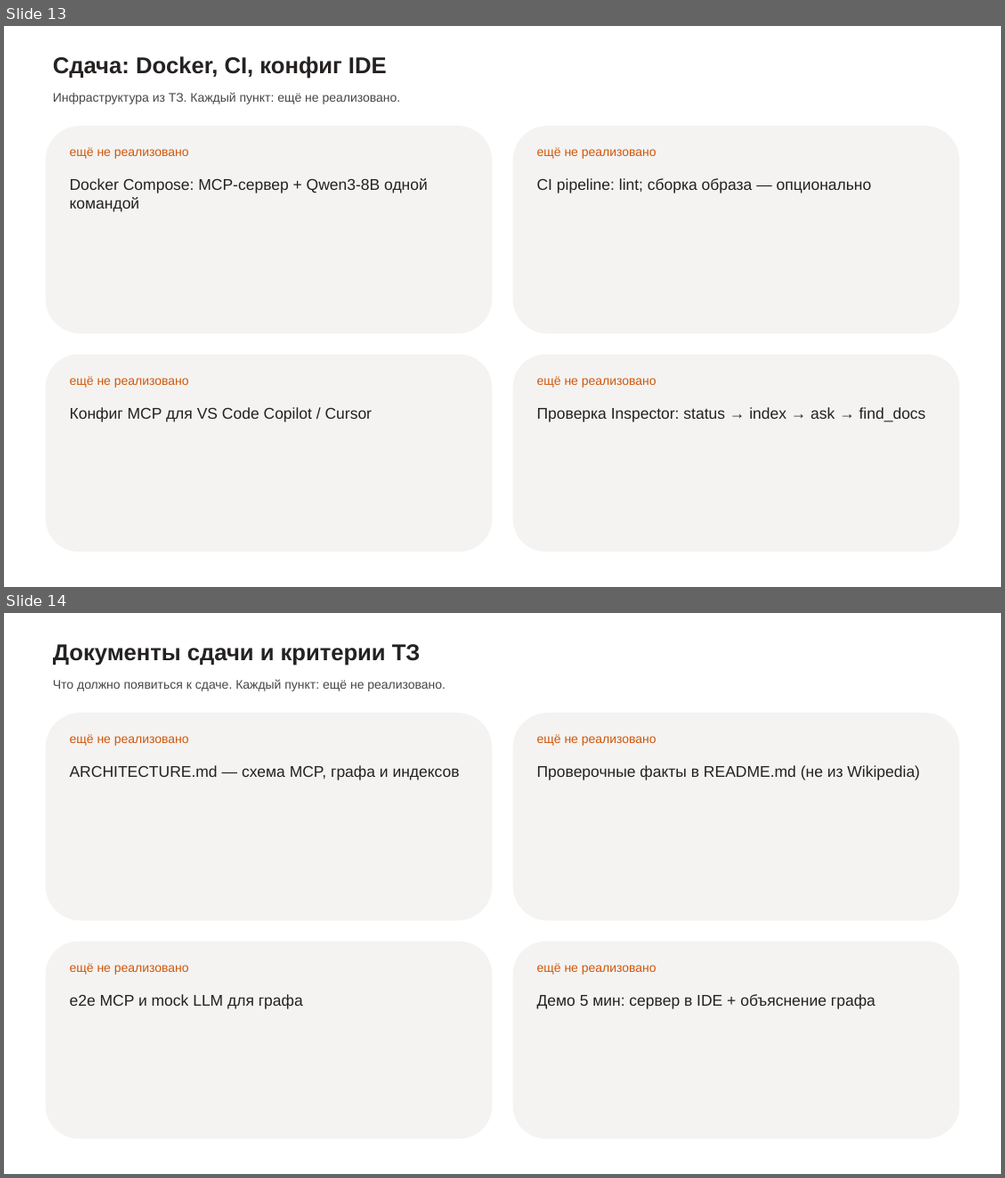
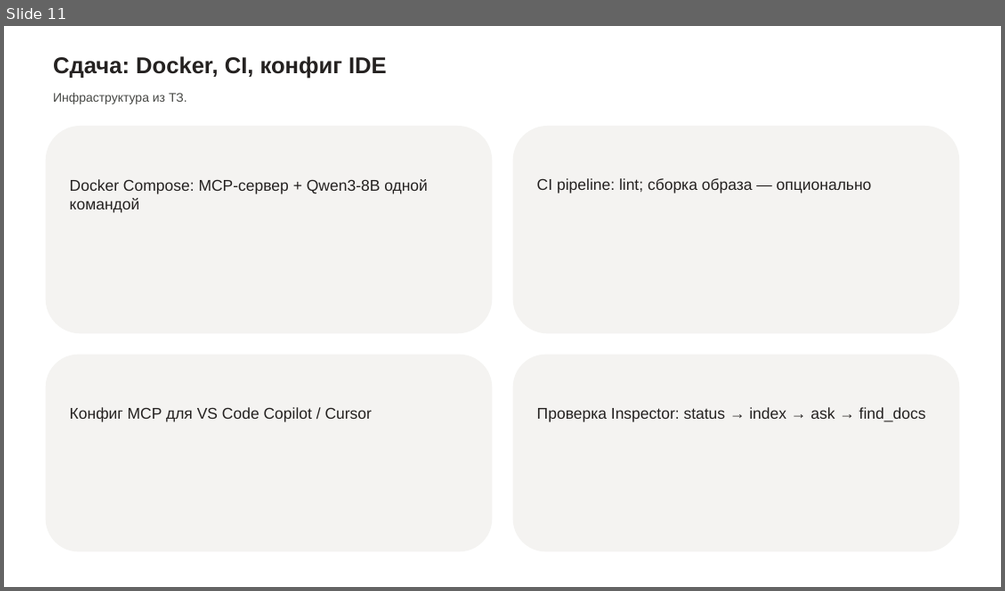
Before and after one commit to luna-pulse/MCP.RAG.StarTrek, a slide deck: Презентация_ВасильеваОВ.pptx. Shown one above the other, each under a label of ours: slides 13 and 14 before the commit, slide 11 after it. The pictures are 1005x1178 and 1005x591 pixels, drawn with LibreOffice and Linux fonts; fonts in the diff are those of the drawing. Boxes give left, top, right and bottom in pixels: in the first picture for what was removed or moved away, otherwise in the second. Text is boxed around its words. In the diff, an @@ line names an element or a change of style, - is before the commit and + after.

```diff
--- a/Презентация_ВасильеваОВ.pptx
+++ b/Презентация_ВасильеваОВ.pptx
@@ slide 14 removed at [4, 613, 1001, 1174], background #FFFFFF @@
@@ text removed at [53, 644, 421, 666] @@
-Документы сдачи и критерии ТЗ
@@ text removed at [53, 679, 445, 691] @@
-Что должно появиться к сдаче. Каждый пункт: ещё не реализовано.
@@ rounded rectangle removed at [46, 713, 493, 920] @@
@@ rounded rectangle removed at [513, 713, 960, 920] @@
@@ text removed at [70, 734, 189, 746] @@
-ещё не реализовано
@@ text removed at [537, 734, 656, 746] @@
-ещё не реализовано
@@ text removed at [70, 765, 460, 780] @@
-ARCHITECTURE.md — схема MCP, графа и индексов
@@ text removed at [537, 765, 920, 780] @@
-Проверочные факты в README.md (не из Wikipedia)
@@ rounded rectangle removed at [46, 941, 493, 1139] @@
@@ rounded rectangle removed at [513, 941, 960, 1139] @@
@@ text removed at [70, 963, 189, 974] @@
-ещё не реализовано
@@ text removed at [537, 963, 656, 974] @@
-ещё не реализовано
@@ text removed at [70, 994, 303, 1009] @@
-e2e MCP и mock LLM для графа
@@ text removed at [537, 994, 875, 1009] @@
-Демо 5 мин: сервер в IDE + объяснение графа
@@ what was slide 13 is now slide 11 @@
@@ slide 11 changed as well @@
@@ text at [53, 93, 187, 104]: text changed @@
-Инфраструктура из ТЗ. Каждый пункт: ещё не реализовано.
+Инфраструктура из ТЗ.
@@ text removed at [70, 147, 189, 159] @@
-ещё не реализовано
@@ text removed at [537, 147, 656, 159] @@
-ещё не реализовано
@@ proportions changed in 4 elements at [46, 126, 493, 333], [513, 126, 960, 333], [46, 354, 493, 552], [513, 354, 960, 552] @@
@@ text removed at [70, 376, 189, 387] @@
-ещё не реализовано
@@ text removed at [537, 376, 656, 387] @@
-ещё не реализовано
```
Also in this commit, not shown: 9 other slides changed, 4 slides added, 3 other slides removed.
